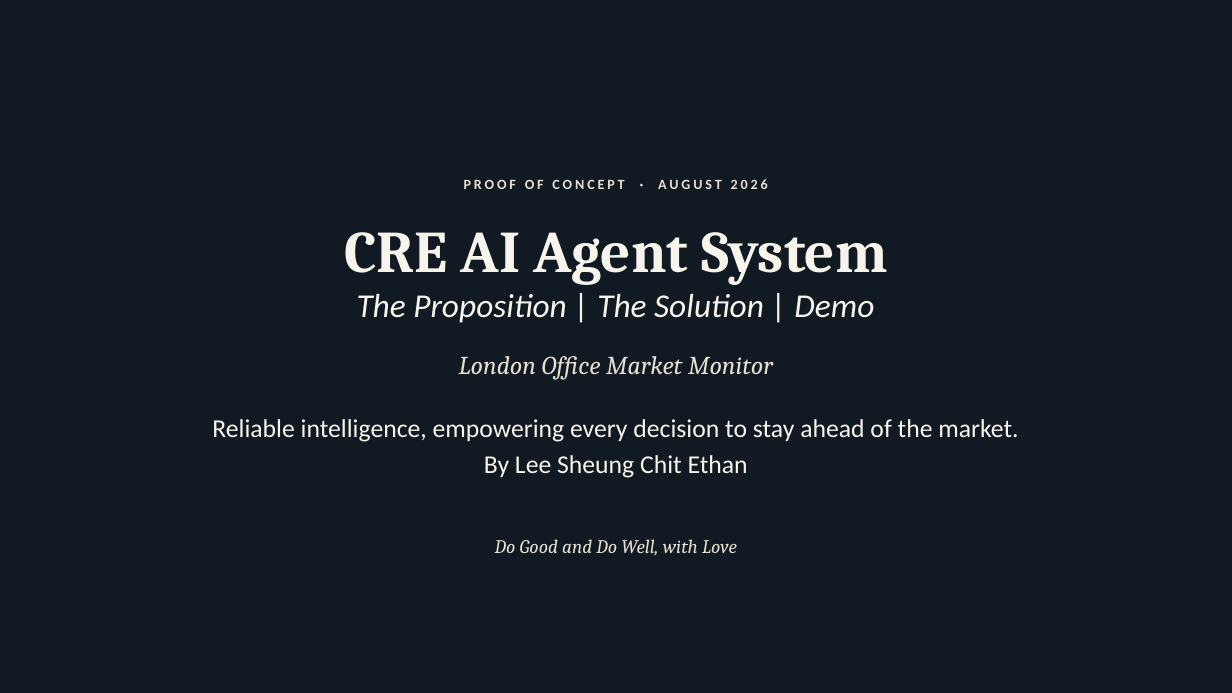
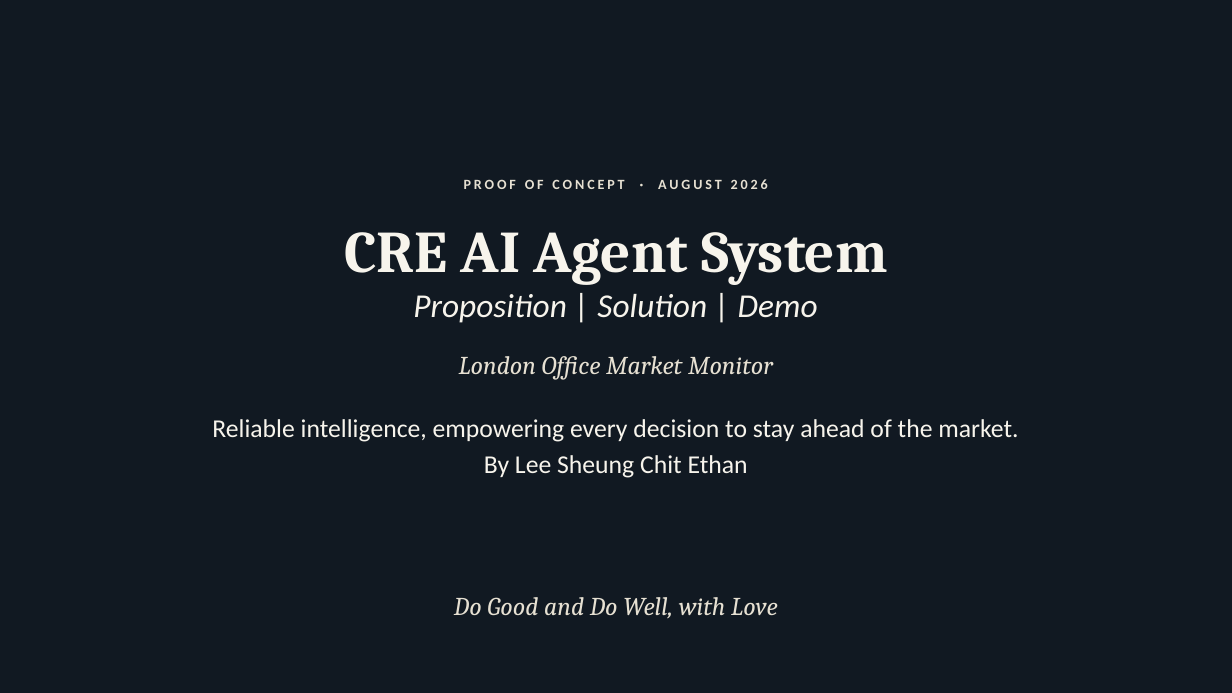
Before and after one commit to ethanlee928/cre_market_agent, a slide deck: slide 1 of slides/cre-ai-agent-system.pptx. Drawn at 1232x693 pixels with LibreOffice and Linux fonts; fonts in the diff are those of the drawing; background and template pictures are left out; a plain dark background stands for a picture behind light text. Boxes give left, top, right and bottom in pixels: in the first picture for what was removed or moved away, otherwise in the second. Text is boxed around its words. In the diff, an @@ line names an element or a change of style, - is before the commit and + after.

```diff
--- a/slides/cre-ai-agent-system.pptx
+++ b/slides/cre-ai-agent-system.pptx
@@ text at [413, 294, 818, 323]: text changed @@
-The Proposition | The Solution | Demo
+Proposition | Solution | Demo
@@ text "Do Good and Do Well, ...": place and size @@
-text "Do Good and Do Well, ..." at [495, 539, 737, 556]
+text "Do Good and Do Well, ..." at [454, 597, 778, 619]
@@ text "Do Good and Do Well, ..." at [454, 597, 778, 619]: size 15 to 20 pt @@
```
Also in this commit, not shown: 3 other slides changed, 2 other files.
